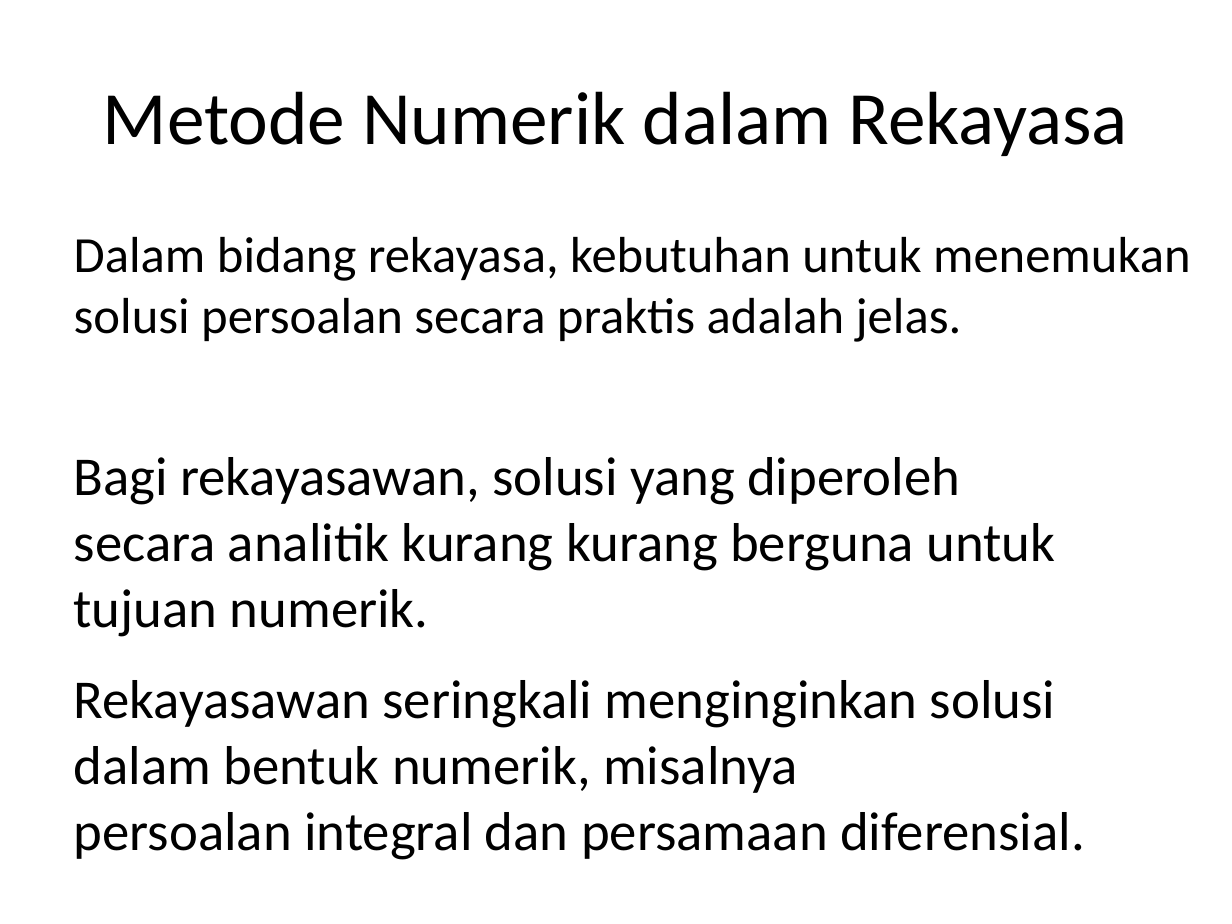
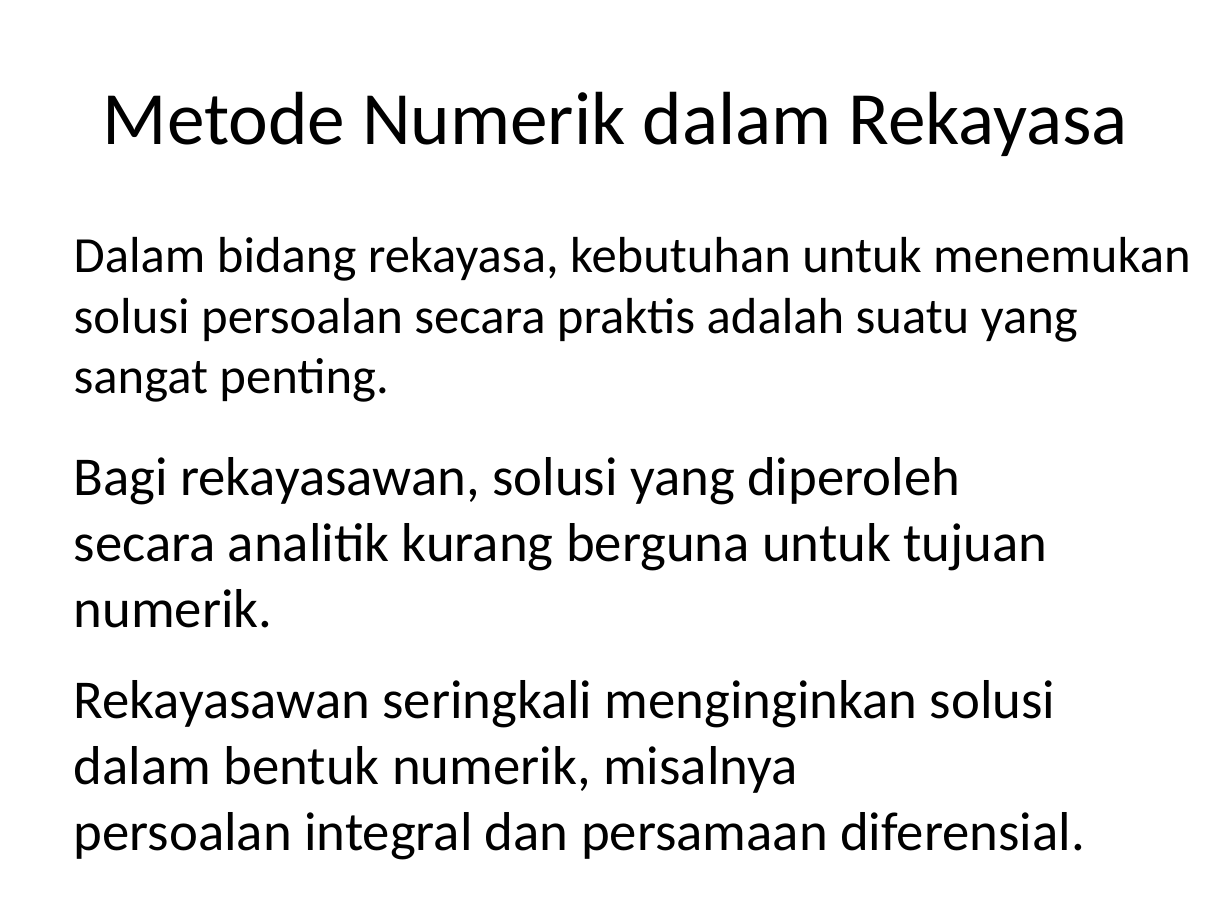
Before and after one commit to miftanurfarid/EL1211_metode_numerik_dan_teknik_komputasi, a slide deck: slide 14 of slides/EL 1211 01 - Pendahuluan.ppt. Drawn at 1232x924 pixels with LibreOffice and Linux fonts; fonts in the diff are those of the drawing. Boxes give left, top, right and bottom in pixels: in the first picture for what was removed or moved away, otherwise in the second. Text is boxed around its words. In the diff, an @@ line names an element or a change of style, - is before the commit and + after.

```diff
--- a/slides/EL 1211 01 - Pendahuluan.ppt
+++ b/slides/EL 1211 01 - Pendahuluan.ppt
@@ text at <box>74,237,1191,402</box>: text changed @@
-Dalam bidang rekayasa, kebutuhan untuk menemukan solusi persoalan secara praktis adalah jelas.
+Dalam bidang rekayasa, kebutuhan untuk menemukan solusi persoalan secara praktis adalah suatu yang sangat penting.
@@ text at <box>74,457,1048,628</box>: text changed @@
-Bagi rekayasawan, solusi yang diperoleh secara analitik kurang kurang berguna untuk tujuan numerik.
+Bagi rekayasawan, solusi yang diperoleh secara analitik kurang berguna untuk tujuan numerik.
```
Also in this commit, not shown: 8 other slides changed, 7 other files.
